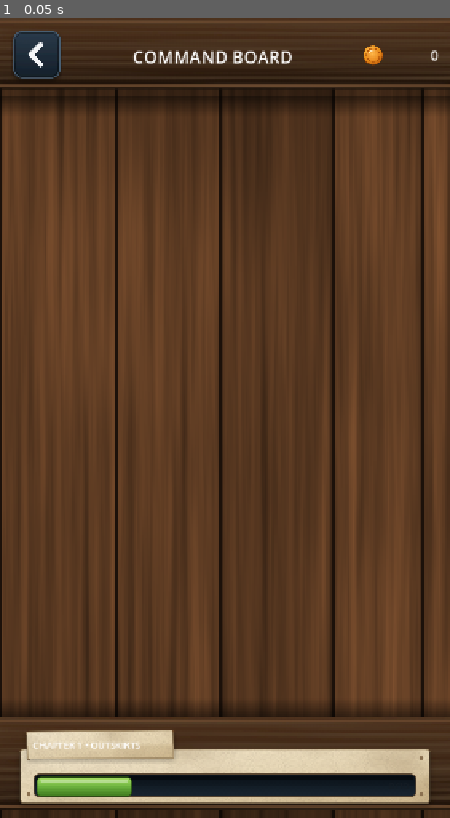
Above: before the commit, frame 1.
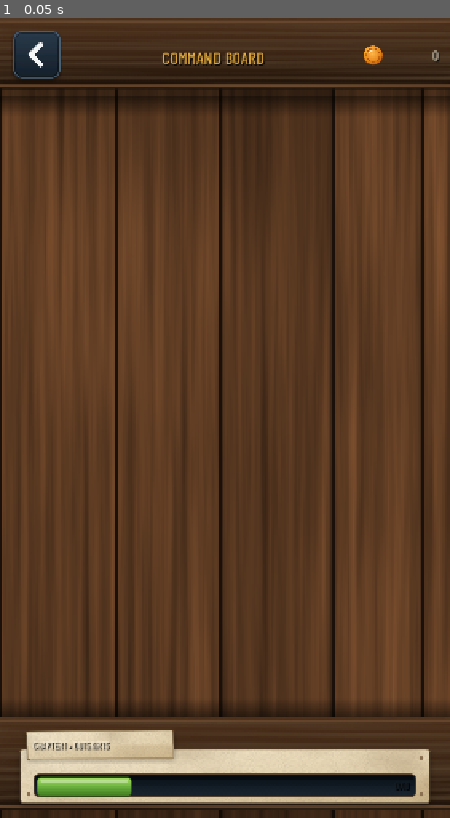
Above: after the commit, the same moment.

Repository: phantompixel-developer/FortKnocks
Game: Godot game, scene res://game/campaign/command_board.tscn
The game is run twice, just before and just after one commit, with the same random seed, the same clock (stepped at 60 frames per second) and the same inputs. This scene is started directly instead of the project's main scene.
Inputs:
- Up to frame 1 (0.05 s): no input

The runs differ from the first frame. In frame 1, 0.7% of the frame differs, in the area x 7-98%, y 4-97%.
Error before the commit: Parse Error: Assigned value for constant "OUTSKIRTS_POINTS" isn't a constant expression. (res://game/campaign/command_board.gd:40)

Commit message:
fix: make Command Board route point arrays runtime values

Diff:
--- a/game/campaign/command_board.gd
+++ b/game/campaign/command_board.gd
@@ -37,7 +37,7 @@
 const STRING_PATH := ART_ROOT + "/png/ui/string_red_tile.png"
 const STRING_SHADOW_PATH := ART_ROOT + "/png/ui/string_shadow_tile.png"
 
-const OUTSKIRTS_POINTS := PackedVector2Array([
+static var OUTSKIRTS_POINTS := PackedVector2Array([
 	Vector2(513, 93),
 	Vector2(587, 257),
 	Vector2(460, 393),
@@ -45,7 +45,7 @@
 	Vector2(167, 630),
 	Vector2(347, 767),
 ])
-const SUBURBS_POINTS := PackedVector2Array([
+static var SUBURBS_POINTS := PackedVector2Array([
 	Vector2(513, 100),
 	Vector2(579, 267),
 	Vector2(440, 427),
